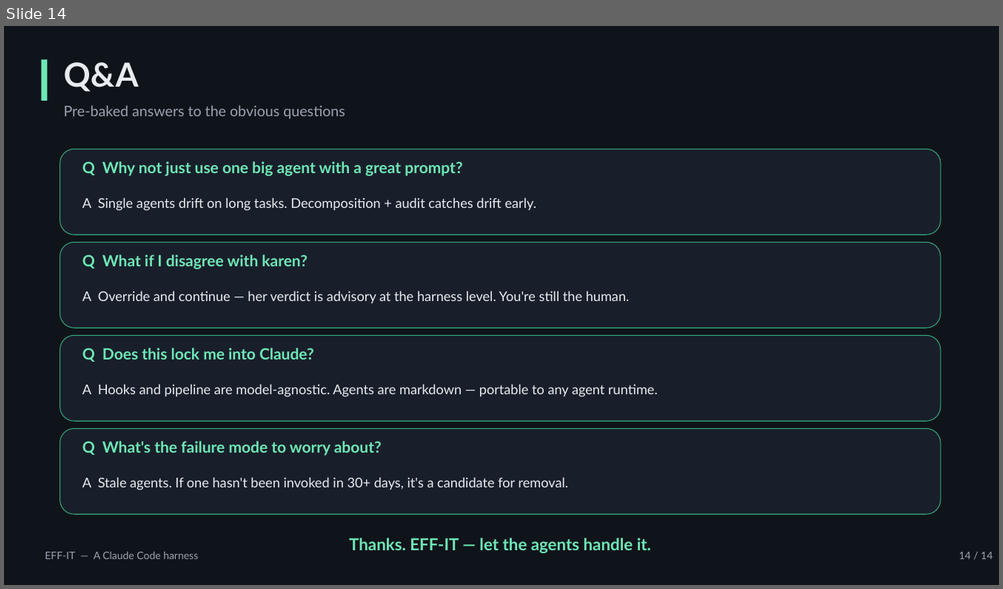
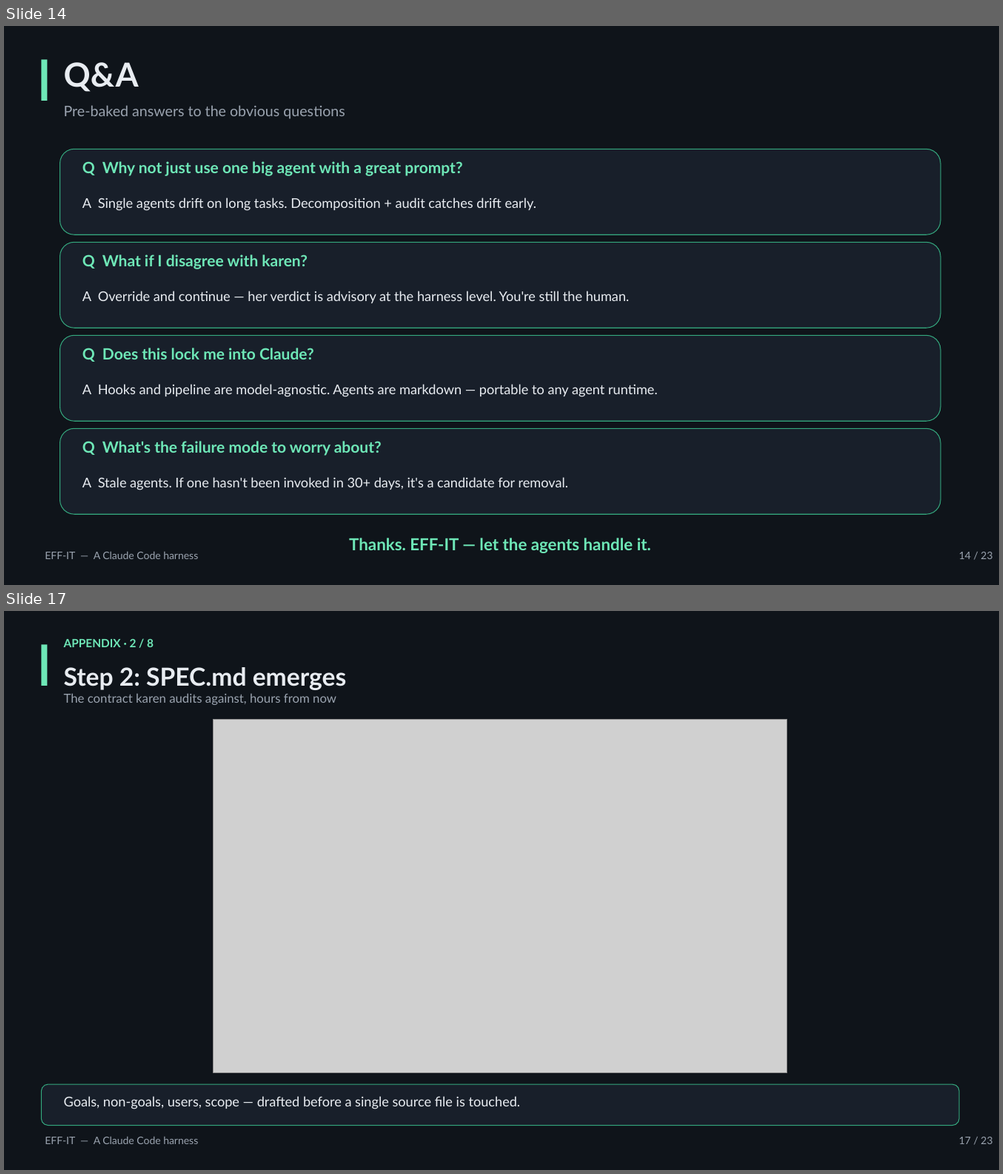
Before and after one commit to THISBROJJ/EFF-IT, a slide deck: docs/EFF-IT.pptx. Shown one above the other, each under a label of ours: slide 14 before the commit, slides 14 and 17 after it; the slides between them are not shown. The pictures are 1003x589 and 1003x1174 pixels, drawn with LibreOffice and Linux fonts; fonts in the diff are those of the drawing; grey boxes stand for pictures. Boxes give left, top, right and bottom in pixels: in the first picture for what was removed or moved away, otherwise in the second. Text is boxed around its words. In the diff, an @@ line names an element or a change of style, - is before the commit and + after.

Commit message:
docs: add case-study appendix to presentation deck
Nine new slides (one divider + eight case-study slides) walking the
30m 13s /run that built webhooksig — invocation, interrogation, spec,
security concerns, architecture, parallel coders + advisor, karen
triage, final scoreboard, and the JSONL audit trail.

build_deck.py gains prep_image() and find_screenshot() helpers that
downscale source PNGs from pptx_refs/ into docs/assets/case-study/ as
quality-85 JPEGs. Source filenames contain U+202F (narrow no-break
space) before AM, so lookup uses glob rather than literal path.

add_picture_fit() preserves aspect ratio and centers each shot inside
its bounding box. Final deck weighs ~1.4 MB.

```diff
--- a/docs/EFF-IT.pptx
+++ b/docs/EFF-IT.pptx
@@ slide 17 added at box(4, 611, 999, 1170), background #FFFFFF @@
@@ rectangle added at box(4, 611, 999, 1170), fill #0F141A @@
@@ rectangle added at box(41, 644, 47, 686), fill #6EE7B7 @@
@@ text added at box(64, 639, 153, 647), 11 pt, text #6EE7B7, bold @@
+APPENDIX · 2 / 8
@@ text added at box(64, 667, 347, 690), 24 pt, text #E8ECF1, bold @@
+Step 2: SPEC.md emerges
@@ text added at box(64, 693, 336, 705), 12 pt, text #9AA3AF @@
+The contract karen audits against, hours from now
@@ picture added at box(213, 719, 787, 1073) @@
@@ rounded rectangle added at box(41, 1085, 959, 1126), fill #181F2A, outline #34A87E 0.75 pt @@
@@ text added at box(64, 1096, 521, 1110), 13 pt, text #E8ECF1 @@
+Goals, non-goals, users, scope — drafted before a single source file is touched.
@@ text added at box(45, 1136, 198, 1145), 10 pt, text #9AA3AF @@
+EFF-IT — A Claude Code harness
@@ text added at box(959, 1137, 992, 1145), 10 pt, text #9AA3AF @@
+17 / 23
@@ slide 14 changed as well @@
@@ text at box(959, 552, 992, 560): text changed @@
-14 / 14
+14 / 23
```
Also in this commit, not shown: 12 other slides changed, 8 other slides added, 14 other files.
